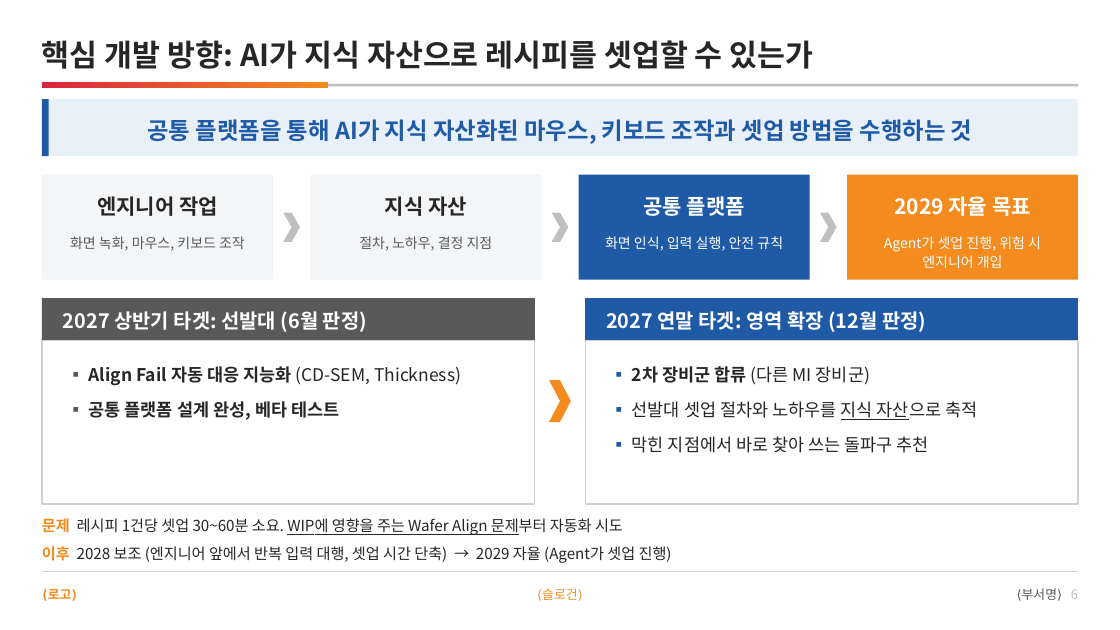
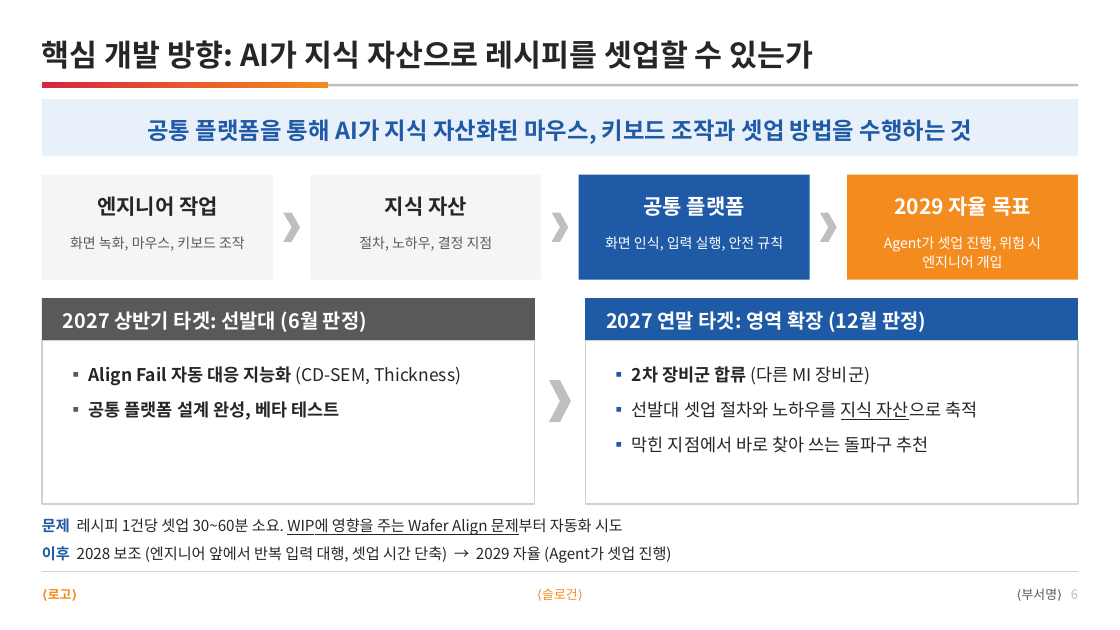
Before and after one commit to DarrenKoi/pm_notes, a slide deck: slide 6 of my-task/arc-tf/deliverables/arc-tf-team-full.pptx. Drawn at 1120x630 pixels with LibreOffice and Linux fonts; fonts in the diff are those of the drawing. Boxes give left, top, right and bottom in pixels: in the first picture for what was removed or moved away, otherwise in the second. Text is boxed around its words. In the diff, an @@ line names an element or a change of style, - is before the commit and + after.

```diff
--- a/my-task/arc-tf/deliverables/arc-tf-team-full.pptx
+++ b/my-task/arc-tf/deliverables/arc-tf-team-full.pptx
@@ rectangle removed at (x1=42, y1=99, x2=49, y2=156) @@
@@ chevron at (x1=549, y1=381, x2=571, y2=423): fill #F38B1F to #BFBFBF @@
@@ text "문제 레시피 1건당 셋업 30~60분 ..." at (x1=42, y1=518, x2=623, y2=535): text colour #F38B1F to #1F5AA6 in "문제" @@
@@ text "이후 2028 보조 (엔지니어 앞에서 ..." at (x1=42, y1=546, x2=672, y2=563): text colour #F38B1F to #1F5AA6 in "이후" @@
```
Also in this commit, not shown: 17 other slides changed, 3 other files.
